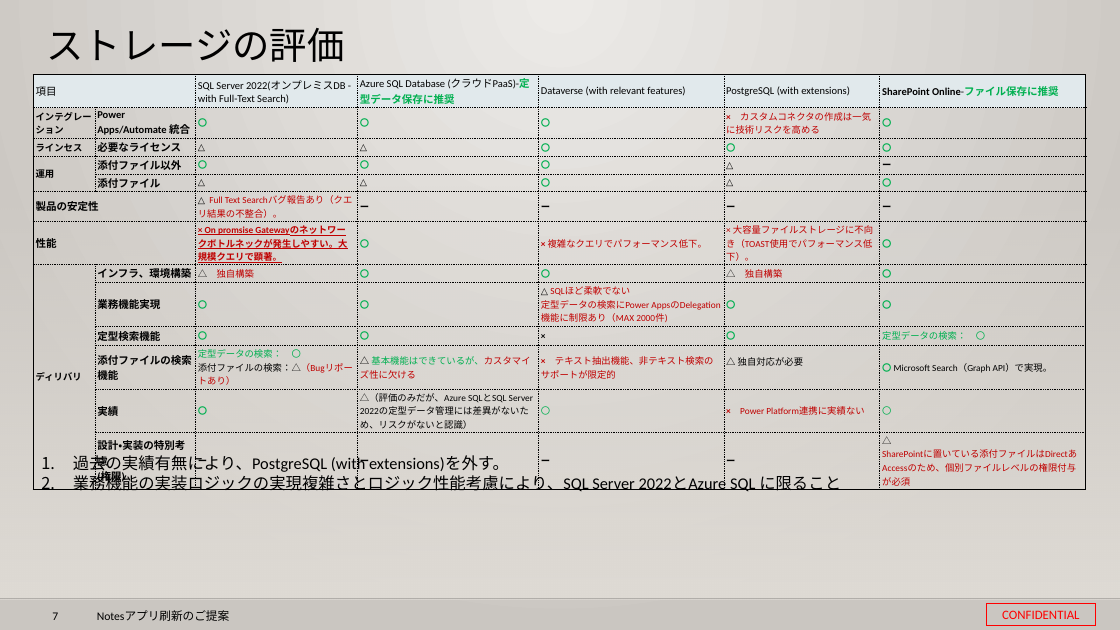
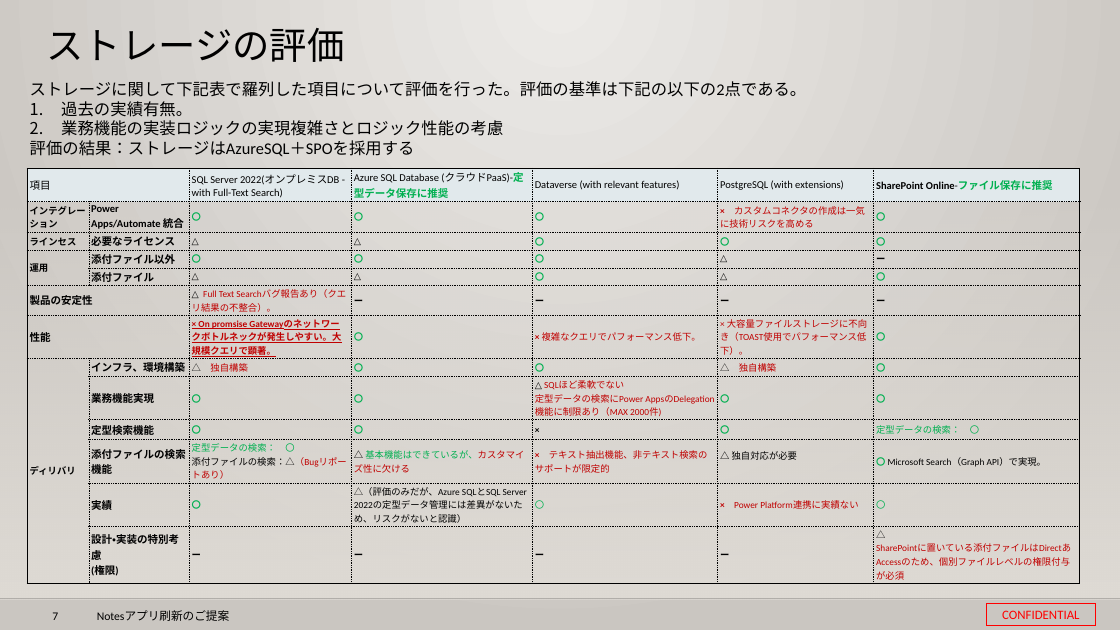
Before and after one commit to 0494938/Notes--CMS-Online, a slide deck: slide 7 of Notesアプリ刷新プロジェクト提案見積もり.v3.pptx. Drawn at 1120x630 pixels with LibreOffice and Linux fonts; fonts in the diff are those of the drawing; background and template pictures are left out. Boxes give left, top, right and bottom in pixels: in the first picture for what was removed or moved away, otherwise in the second. Text is boxed around its words. In the diff, an @@ line names an element or a change of style, - is before the commit and + after.

```diff
--- a/Notesアプリ刷新プロジェクト提案見積もり.v3.pptx
+++ b/Notesアプリ刷新プロジェクト提案見積もり.v3.pptx
@@ text at bbox=[30, 81, 807, 156]: text changed @@
-1. 過去の実績有無により、PostgreSQL (with extensions)を外す。
-2. 業務機能の実装ロジックの実現複雑さとロジック性能考慮により、SQL Server 2022とAzure SQL に限ること
+ストレージに関して下記表で羅列した項目について評価を行った。評価の基準は下記の以下の2点である。
+1. 過去の実績有無。
+2. 業務機能の実装ロジックの実現複雑さとロジック性能の考慮
+評価の結果：ストレージはAzureSQL＋SPOを採用する
@@ table: place and size @@
-table at bbox=[33, 75, 1086, 490]
+table at bbox=[27, 169, 1080, 584]
```
Also in this commit, not shown: 13 other slides changed, 2 slides removed, 1 other file.
